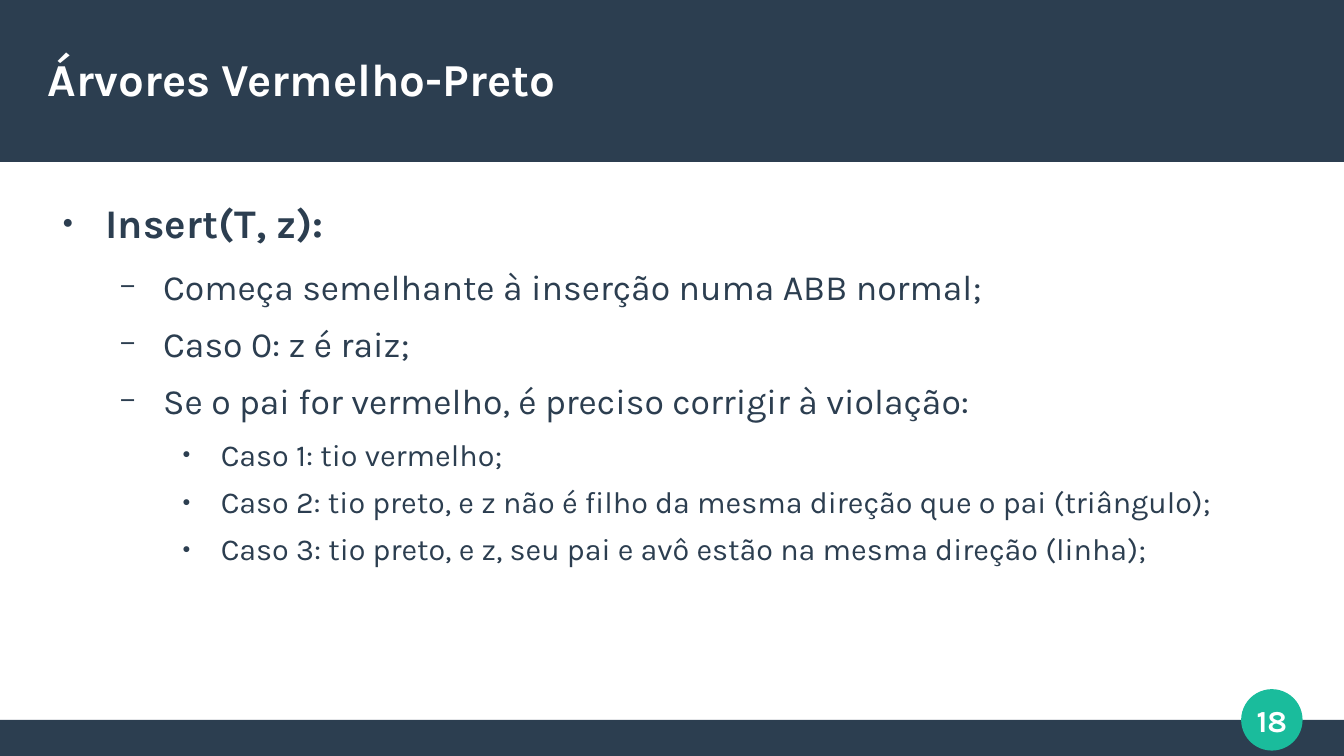
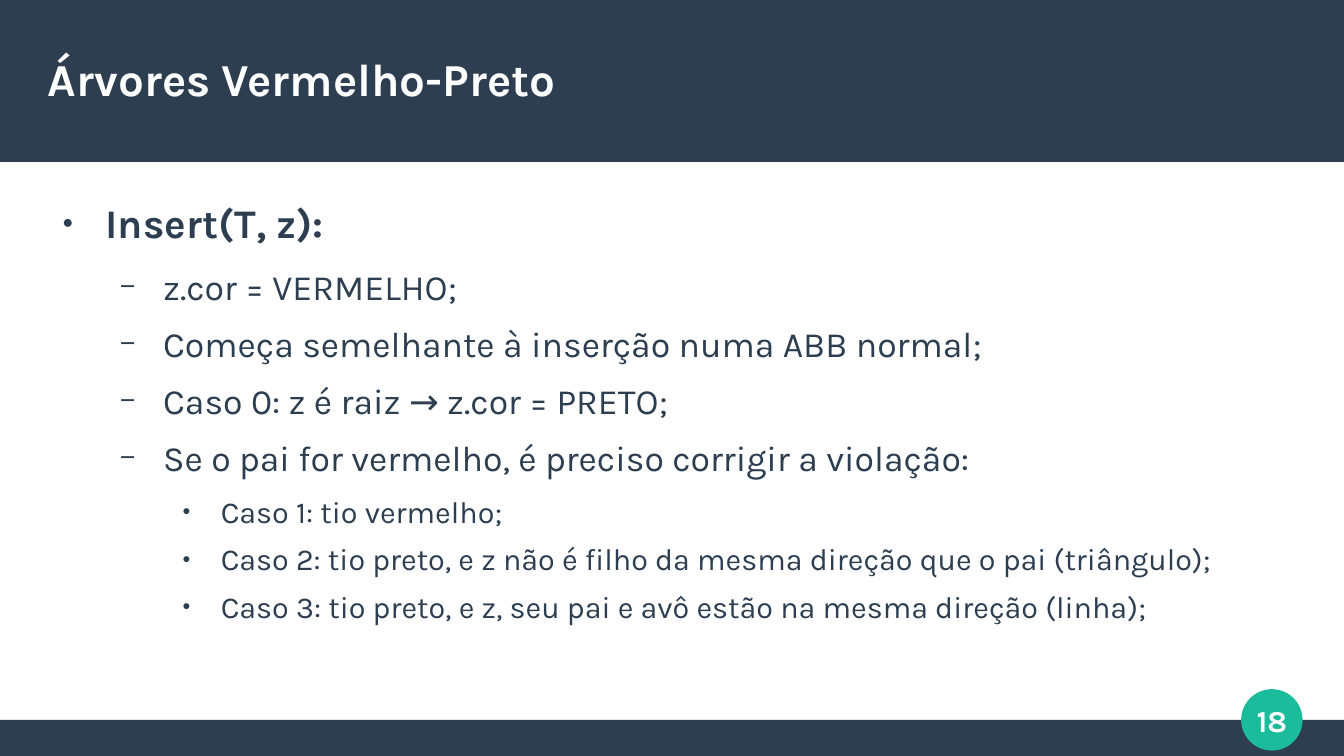
Before and after one commit to italoportinho/trabalho-eda2023-2, a slide deck: slide 18 of slides/apresentacao.odp. Drawn at 1344x756 pixels with LibreOffice and Linux fonts; fonts in the diff are those of the drawing. Boxes give left, top, right and bottom in pixels: in the first picture for what was removed or moved away, otherwise in the second. Text is boxed around its words. In the diff, an @@ line names an element or a change of style, - is before the commit and + after.

```diff
--- a/slides/apresentacao.odp
+++ b/slides/apresentacao.odp
@@ text at [163,277,456,304]: paragraph added @@
+  − z.cor = VERMELHO;
@@ text at [163,387,969,480]: text changed @@
-  − Caso 0: z é raiz;
-  − Se o pai for vermelho, é preciso corrigir à violação:
+  − Caso 0: z é raiz → z.cor = PRETO;
+  − Se o pai for vermelho, é preciso corrigir a violação:
```
Also in this commit, not shown: 4 other slides changed, 4 slides added.
